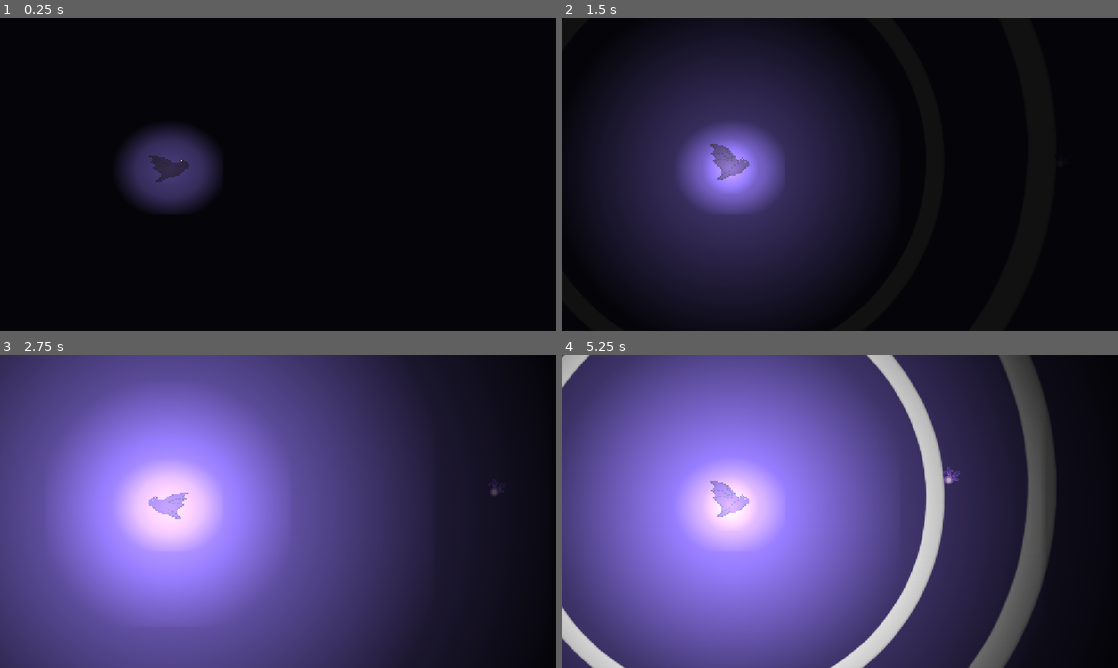
Above: before the commit, frames 1-4 (two rows, left to right).
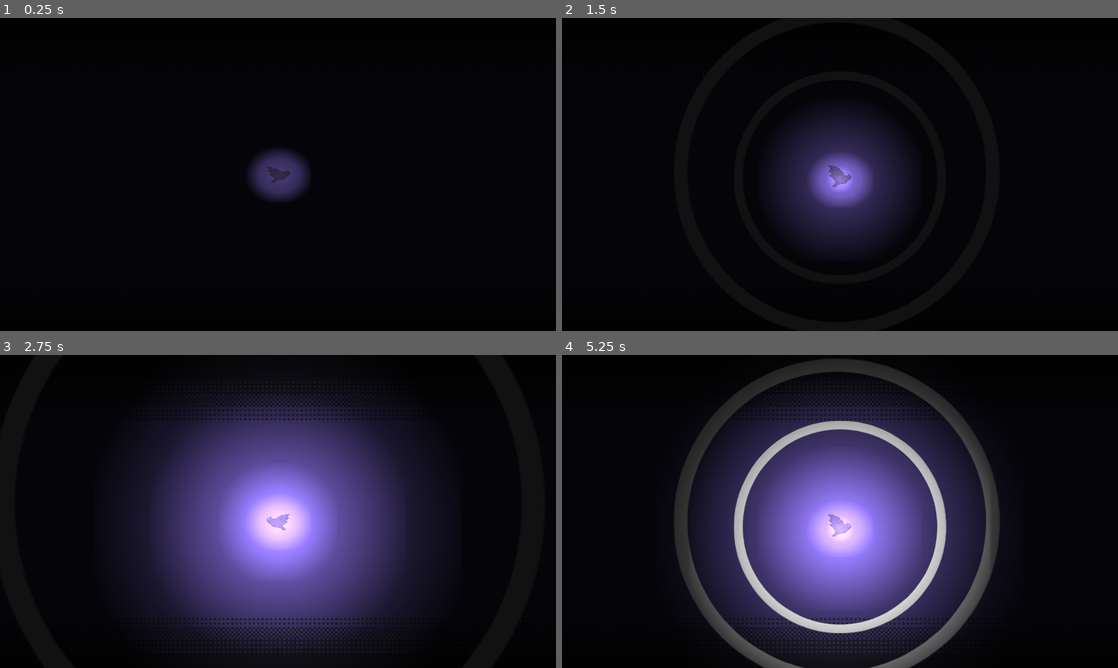
Above: after the commit, the same moments.

Repository: laura-arboleas/EcoBat
Game: Godot game, scene res://Juego.tscn
The game is run twice, just before and just after one commit, with the same random seed, the same clock (stepped at 60 frames per second) and the same inputs.
Inputs:
- Up to frame 1 (0.25 s): no input
- Up to frame 2 (1.5 s): tap Enter at 0.5 s; hold Right (ui_right) from 0.53 s (still down); tap Space (Eco) at 0.6, 1.35 s; tap Up (ui_up) at 0.77 s
- Up to frame 3 (2.75 s): tap Up (ui_up) at 1.52 s; release Right (ui_right) at 2.03 s; hold Left (ui_left) from 2.03 s (still down); tap Space (Eco) at 2.1 s
- Up to frame 4 (5.25 s): release Left (ui_left) at 2.78 s; hold Right (ui_right) 2.78-4.28 s; tap Space (Eco) every 0.75 s from 2.85 to 5.1 s; tap Up (ui_up) at 3.02, 3.77, 4.52 s; hold Left (ui_left) 4.28-5.03 s; hold Right (ui_right) from 5.03 s (still down)

The runs differ from the first frame. In frame 1, 5.5% of the frame differs, in the area x 21-56%, y 34-63%; in frame 2, 37%; in frame 3, 77%; in frame 4, 78%, in the area x 0-89%, y 0-100%.

Commit message:
acomode la resolucion de imagenes y de como se ve el fondo con respecto al personaje

Diff:
--- a/Juego.tscn
+++ b/Juego.tscn
@@ -20,22 +20,16 @@
 
 [node name="Juego" type="Node2D" unique_id=1491781558]
 
+[node name="Parallax2D" type="Parallax2D" parent="." unique_id=2014703928]
+repeat_size = Vector2(1920, 0)
+repeat_times = 5
+
+[node name="Sprite2D" type="Sprite2D" parent="Parallax2D" unique_id=230192850]
+position = Vector2(-756, -531)
+texture = ExtResource("1_aio1g")
+centered = false
+
 [node name="Fondo" type="Node2D" parent="." unique_id=894719461]
-
-[node name="Fondo2" type="Sprite2D" parent="Fondo" unique_id=767939092]
-position = Vector2(688.5, 90.5)
-scale = Vector2(2.0723958, 2.0416667)
-texture = ExtResource("1_aio1g")
-
-[node name="Fondo3" type="Sprite2D" parent="Fondo" unique_id=977109077]
-position = Vector2(4419.75, 90.25004)
-scale = Vector2(1.8143228, 2.0412037)
-texture = ExtResource("1_aio1g")
-
-[node name="Fondo4" type="Sprite2D" parent="Fondo" unique_id=806795484]
-position = Vector2(7984.2495, 90.49987)
-scale = Vector2(1.8992194, 2.0416665)
-texture = ExtResource("1_aio1g")
 
 [node name="TileMapLayer" type="TileMapLayer" parent="Fondo" unique_id=468593239]
 tile_set = SubResource("TileSet_xrivr")
@@ -43,47 +37,51 @@
 [node name="Obstaculos" type="Node2D" parent="." unique_id=782208644]
 
 [node name="StaticBody2D" parent="Obstaculos" unique_id=1011542782 instance=ExtResource("2_sbve1")]
-position = Vector2(624, -533)
+position = Vector2(-1104, -228)
 
 [node name="CanvasModulate" type="CanvasModulate" parent="." unique_id=1506591046]
 color = Color(0.06798274, 0.06798274, 0.06798273, 1)
-
-[node name="Jugador" parent="." unique_id=995713254 instance=ExtResource("2_bgojs")]
-position = Vector2(-562, 71.99999)
-rotation = 0.00026619434
-
-[node name="Area2D" parent="." unique_id=2013560160 instance=ExtResource("3_aio1g")]
-position = Vector2(310, 81)
 
 [node name="Bordes" type="Node2D" parent="." unique_id=1022947473]
 position = Vector2(3, 35)
 
 [node name="Borde_inferior" type="StaticBody2D" parent="Bordes" unique_id=260094005]
-position = Vector2(-465.00003, 331.00003)
+position = Vector2(-297.00006, 98.00006)
 rotation = -1.5444391
 
 [node name="CollisionShape2D" type="CollisionShape2D" parent="Bordes/Borde_inferior" unique_id=1909340313]
-position = Vector2(-158.58678, 4.212221)
+position = Vector2(-4.0249786, -0.89422226)
 rotation = 1.7168465
 shape = SubResource("WorldBoundaryShape2D_13qdw")
 
 [node name="Borde_superior" type="StaticBody2D" parent="Bordes" unique_id=1308700911]
-position = Vector2(5.000004, -286.00003)
+position = Vector2(-60, -120.00001)
 rotation = -4.6842356
 
 [node name="CollisionShape2D" type="CollisionShape2D" parent="Bordes/Borde_superior" unique_id=2056305084]
-position = Vector2(-158.58678, 4.212221)
+position = Vector2(-0.99954224, 0.028146267)
 rotation = 1.7050884
 shape = SubResource("WorldBoundaryShape2D_13qdw")
 
-[node name="Borde_derecho" type="StaticBody2D" parent="Bordes" unique_id=189986104]
+[node name="Borde_iz" type="StaticBody2D" parent="Bordes" unique_id=189986104]
+position = Vector2(-4012, -32)
 
-[node name="CollisionShape2D" type="CollisionShape2D" parent="Bordes/Borde_derecho" unique_id=1480997715]
-position = Vector2(-1092, 99)
+[node name="CollisionShape2D" type="CollisionShape2D" parent="Bordes/Borde_iz" unique_id=1480997715]
+position = Vector2(7, -5)
 shape = SubResource("WorldBoundaryShape2D_xrivr")
 
-[node name="Borde_izquierdo" type="StaticBody2D" parent="Bordes" unique_id=1743207849]
-position = Vector2(9620, 424)
+[node name="Borde_Derecho" type="StaticBody2D" parent="Bordes" unique_id=1743207849]
+position = Vector2(3736, -26)
 
-[node name="CollisionShape2D" type="CollisionShape2D" parent="Bordes/Borde_izquierdo" unique_id=1847545077]
+[node name="CollisionShape2D" type="CollisionShape2D" parent="Bordes/Borde_Derecho" unique_id=1847545077]
 shape = SubResource("WorldBoundaryShape2D_b1lj4")
+
+[node name="power-up" type="Node2D" parent="." unique_id=201560562]
+position = Vector2(310, 81)
+
+[node name="Area2D" parent="power-up" unique_id=2013560160 instance=ExtResource("3_aio1g")]
+
+[node name="Jugador" parent="." unique_id=995713254 instance=ExtResource("2_bgojs")]
+position = Vector2(-3638, 1)
+rotation = 0.00026619434
+scale = Vector2(0.99999994, 0.99999994)
--- a/Jugador.tscn
+++ b/Jugador.tscn
@@ -4,6 +4,7 @@
 [ext_resource type="Texture2D" uid="uid://byyqst5fcqj1u" path="res://imagenes/choque spritesheet.png" id="2_ucnt4"]
 [ext_resource type="Texture2D" uid="uid://dy0jbjkeorg7v" path="res://imagenes/muercielago.png" id="3_ucnt4"]
 [ext_resource type="Texture2D" uid="uid://bdks0f3m7jm1x" path="res://imagenes/colgado.png" id="3_w2bje"]
+[ext_resource type="Script" uid="uid://xabitrap68wl" path="res://camera.gd" id="5_pclxs"]
 
 [sub_resource type="AtlasTexture" id="AtlasTexture_kg3ks"]
 atlas = ExtResource("2_ucnt4")
@@ -135,7 +136,8 @@
 shape = SubResource("CapsuleShape2D_13qdw")
 
 [node name="Camera2D" type="Camera2D" parent="." unique_id=789283482]
-position = Vector2(228, 15)
+position = Vector2(207, 0)
+script = ExtResource("5_pclxs")
 
 [node name="PointLight2D" type="PointLight2D" parent="." unique_id=602070892]
 position = Vector2(7.6293945e-06, 4.7683716e-06)
--- a/Rama.tscn
+++ b/Rama.tscn
@@ -3,14 +3,14 @@
 [ext_resource type="Texture2D" uid="uid://elyqve1ho1w1" path="res://imagenes/rama.png" id="1_grqsg"]
 
 [sub_resource type="RectangleShape2D" id="RectangleShape2D_xrivr"]
-size = Vector2(226, 20)
+size = Vector2(112, 12)
 
 [node name="StaticBody2D" type="StaticBody2D" unique_id=1011542782 groups=["rama"]]
 
 [node name="Rama" type="Sprite2D" parent="." unique_id=493764280]
-scale = Vector2(0.67391306, 0.64285713)
+scale = Vector2(0.3, 0.286)
 texture = ExtResource("1_grqsg")
 
 [node name="CollisionShape2D" type="CollisionShape2D" parent="." unique_id=426519278]
-position = Vector2(-151, 15)
+position = Vector2(-80, 5)
 shape = SubResource("RectangleShape2D_xrivr")
--- /dev/null
+++ b/camera.gd
@@ -0,0 +1,11 @@
+extends Camera2D
+var altura_fija = 9
+
+func _ready():
+	top_level = true
+	# Fijamos la altura de la cámara para siempre
+	global_position.y = altura_fija
+
+func _process(_delta):
+
+	global_position.x = get_parent().global_position.x
--- a/eco.gd
+++ b/eco.gd
@@ -4,7 +4,7 @@
 @onready var ring = $Sprite2D
 
 const INITIAL_SCALE = 0.1
-const FINAL_SCALE = 25
+const FINAL_SCALE = 20
 const DURATION = 2
 
 const RING_COUNT = 3
--- a/jugador.gd
+++ b/jugador.gd
@@ -35,8 +35,6 @@
 
 	if not is_on_floor():
 		velocity.y += gravity * delta
-	else:
-		velocity.y = 0
 
 	if Input.is_action_just_pressed("ui_up"):
 		velocity.y = jump
@@ -71,6 +69,7 @@
 	if is_on_wall() or is_on_ceiling() or is_on_floor():
 		recibir_golpe()
 
+
 func colgarse_de_rama():
 	if esta_colgado or esta_chocado:
 		return
@@ -80,14 +79,17 @@
 
 func recibir_golpe():
 	if esta_chocado:
+		esta_chocado = false
 		return
 
 	esta_chocado = true
 	velocity = Vector2.ZERO
 	$AnimatedSprite2D.play("choque")
 	await get_tree().create_timer(1.0).timeout
+	esta_chocado = false
 	$AnimatedSprite2D.play("move")
-	esta_chocado = false
+
+
 
 func agarrar_power():
 	energia += 15
--- a/project.godot
+++ b/project.godot
@@ -17,8 +17,9 @@
 
 [display]
 
-window/stretch/mode="canvas_items"
-window/stretch/aspect="expand"
+window/size/viewport_width=1920
+window/size/viewport_height=1080
+window/stretch/mode="viewport"
 
 [global_group]
 
Not shown, added: camera.gd.uid
